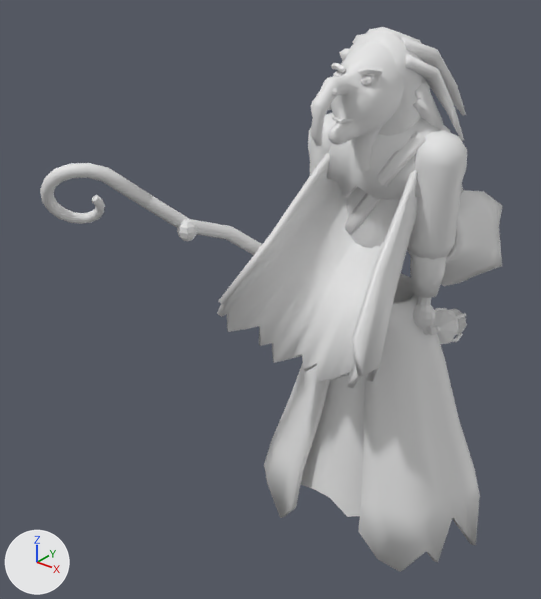
Two versions of the Blender file art/hexer.blend, one commit apart.
Camera for both pictures: a camera (50 mm lens) standing at (1.18, -2.04, 1.87) and looking at (-0.26, -0.25, 0.76). Lighting does not change. The marker at lower left points along +X, +Y and +Z. The first picture is the older version.

The first picture shows 'base', 'cap', 'core', 'crook', 'drape.001', 'hair', 'head', 'knot.002', 'mantle', 'robe', 'shawl', 'sleeveU', 'sleeveU.001', 'staff', 'torso', 'under' and 19 more.
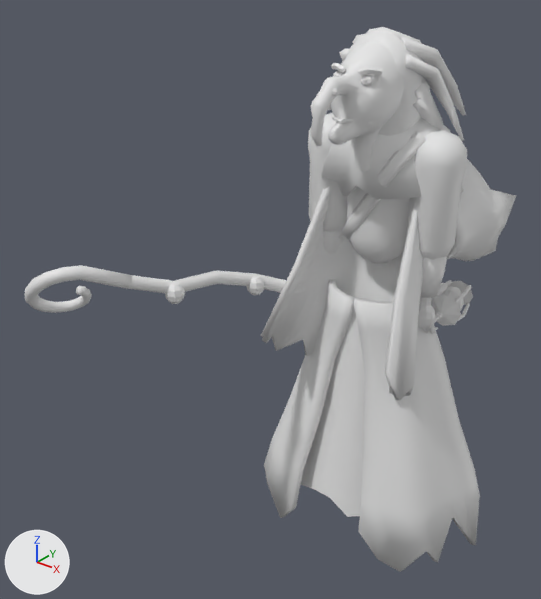
Boxes (x1, y1, x2, y2) around the edits, measured in the pictures (541 x 599 px):
'mantle', reshaped
    before: (217, 153, 418, 388)
    after: (261, 186, 423, 400)
'crook', reshaped (21% shorter)
    before: (40, 163, 152, 224)
    after: (24, 265, 132, 313)
'drape.001', reshaped
    before: (407, 190, 502, 287)
    after: (447, 159, 516, 261)
'staff', reshaped
    before: (145, 196, 262, 255)
    after: (129, 270, 448, 295)
'cap', reshaped
    before: (434, 310, 458, 344)
    after: (431, 295, 461, 326)
'knot.002', reshaped
    before: (177, 219, 197, 241)
    after: (165, 282, 185, 304)
'base', reshaped
    before: (450, 309, 467, 335)
    after: (447, 281, 473, 305)
'core', reshaped
    before: (444, 310, 459, 330)
    after: (442, 286, 464, 311)
part 3 of me_knot_002, deleted
    before: (177, 219, 197, 241)
part 4 of me_knot_002, added
    after: (165, 282, 185, 304)
'sleeveU', unchanged, uncovered by the edit
    before: (308, 112, 342, 198)
    after: (308, 112, 347, 232)

Diff of the bpy script that builds the scene:
```diff
--- a/art/hexer.blend.py
+++ b/art/hexer.blend.py
@@ me_staff_001 @@
-me_staff_001.from_pydata(...)  # 90 vertices, 96 faces; spans x -0.565..0.06, y -0.681..0.464, z 0.4..1.26
+me_staff_001.from_pydata(...)  # 90 vertices, 96 faces; spans x -0.554..0.052, y -0.812..0.547, z 0.575..0.998
+# me_staff_001 part 1: 90 of 90 vertices moved; they spanned x -0.565..0.06, y -0.681..0.464, z 0.4..1.26 and now span x -0.554..0.052, y -0.812..0.547, z 0.575..0.998; mean shift (0.002, -0.022, -0.045)
 me_staff_001.materials.append(mat_m_staff)
@@ me_crook_001 @@
-me_crook_001.from_pydata(...)  # 146 vertices, 152 faces; spans x -0.72..-0.454, y -0.792..-0.551, z 1.065..1.28
+me_crook_001.from_pydata(...)  # 146 vertices, 152 faces; spans x -0.704..-0.443, y -0.917..-0.663, z 0.799..1.0
+# me_crook_001 part 2: 146 of 146 vertices moved; they spanned x -0.72..-0.454, y -0.792..-0.551, z 1.065..1.28 and now span x -0.704..-0.443, y -0.917..-0.663, z 0.799..1.0; mean shift (0.014, -0.107, -0.273)
 me_crook_001.materials.append(mat_m_crook)
@@ me_knot_002 @@
-me_knot_002.from_pydata(...)  # 42 vertices, 48 faces; spans x -0.4374..-0.3734, y -0.5087..-0.4447, z 1.0104..1.0824
+me_knot_002.from_pydata(...)  # 42 vertices, 48 faces; spans x -0.4281..-0.3641, y -0.5859..-0.5219, z 0.8242..0.8962
+# me_knot_002 part 3: 42 vertices removed from x -0.4374..-0.3734, y -0.5087..-0.4447, z 1.0104..1.0824
+# me_knot_002 part 4: 42 vertices added at x -0.4281..-0.3641, y -0.5859..-0.5219, z 0.8242..0.8962, forming a UV sphere (8 segments, 6 rings, poles along z)
 me_knot_002.materials.append(mat_m_knot_002)
@@ me_drape_002 @@
-me_drape_002.from_pydata(...)  # 224 vertices, 224 faces; spans x -0.003..0.34, y -0.007..0.309, z 0.773..1.116
+me_drape_002.from_pydata(...)  # 224 vertices, 224 faces; spans x 0.001..0.343, y 0.008..0.293, z 0.877..1.226
+# me_drape_002 part 5: 224 vertices removed from x -0.003..0.34, y -0.007..0.309, z 0.773..1.116; 224 vertices added at x 0.001..0.343, y 0.008..0.293, z 0.877..1.226
 me_drape_002.materials.append(mat_m_drape_001)
@@ me_cap @@
-me_cap.from_pydata(...)  # 9 vertices, 9 faces; spans x 0.108..0.235, y 0.1535..0.2026, z 0.5572..0.6802
+me_cap.from_pydata(...)  # 9 vertices, 9 faces; spans x 0.111..0.2382, y 0.159..0.1996, z 0.6221..0.7493
+# me_cap part 6: the whole mesh is multiplied about its middle by the matrix ((0.999, 0.024, 0.027), (-0.013, 0.94, -0.341), (-0.034, 0.341, 0.94)), then moved by (0.0029, 0.007, 0.0644)
@@ me_base @@
-me_base.from_pydata(...)  # 9 vertices, 9 faces; spans x 0.106..0.2099, y 0.309..0.3516, z 0.5305..0.6312
+me_base.from_pydata(...)  # 9 vertices, 9 faces; spans x 0.1112..0.2153, y 0.3283..0.364, z 0.6453..0.7494
+# me_base part 7: the whole mesh is multiplied about its middle by the matrix ((0.999, 0.024, 0.027), (-0.013, 0.94, -0.341), (-0.034, 0.341, 0.94)), then moved by (0.0055, 0.011, 0.119)
@@ me_core @@
-me_core.from_pydata(...)  # 52 vertices, 60 faces; spans x 0.1248..0.2047, y 0.2123..0.2963, z 0.5418..0.6578
+me_core.from_pydata(...)  # 52 vertices, 60 faces; spans x 0.129..0.2089, y 0.2213..0.3053, z 0.6335..0.7495
+# me_core part 8: 52 vertices removed from x 0.1248..0.2047, y 0.2123..0.2963, z 0.5418..0.6578; 52 vertices added at x 0.129..0.2089, y 0.2213..0.3053, z 0.6335..0.7495, forming a UV sphere (10 segments, 6 rings, poles along z)
@@ me_mantle_001 @@
-me_mantle_001.from_pydata(...)  # 216 vertices, 214 faces; spans x -0.285..0.285, y -0.522..0.153, z 0.601..1.362
+me_mantle_001.from_pydata(...)  # 216 vertices, 214 faces; spans x -0.285..0.285, y -0.318..0.182, z 0.467..1.355
+# me_mantle_001 part 9: 216 of 216 vertices moved; they spanned x -0.285..0.285, y -0.522..0.153, z 0.601..1.362 and now span x -0.285..0.285, y -0.318..0.182, z 0.467..1.355; mean shift (0.0, 0.132, -0.071)
 me_mantle_001.materials.append(mat_m_mantle)
```
